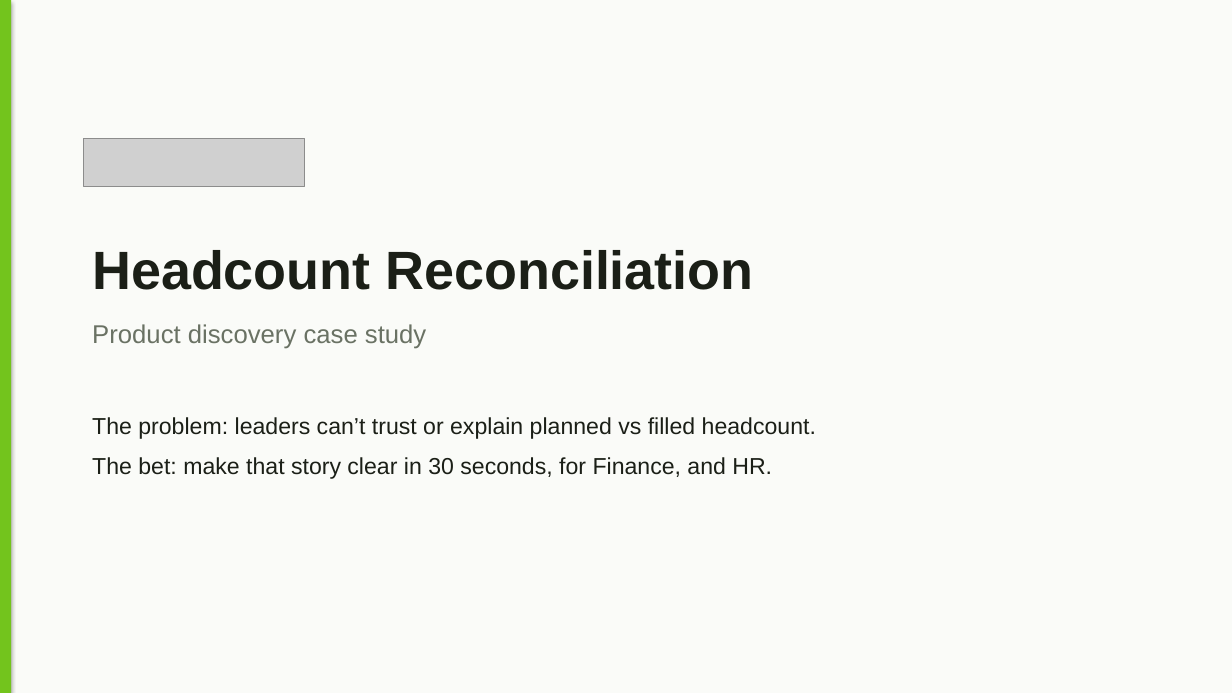
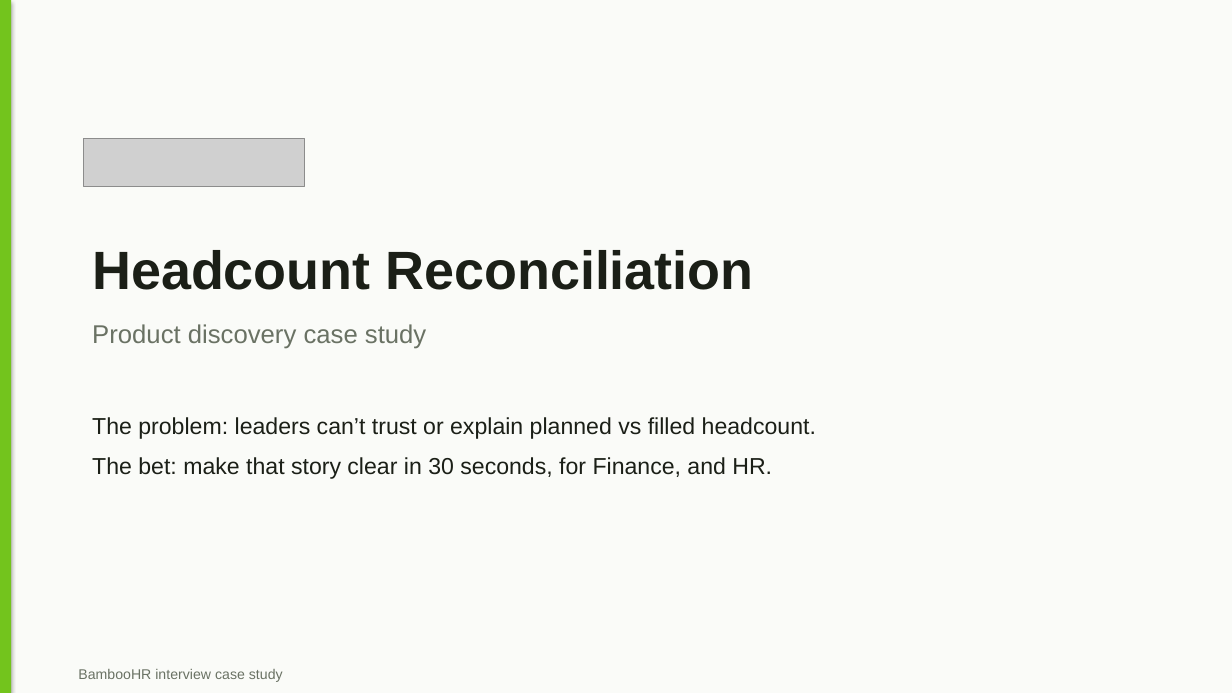
Before and after one commit to Brigdawg/Headcount-Reconciliation, a slide deck: slide 1 of deck/Headcount_Control_Tower_Case_Study.pptx. Drawn at 1232x693 pixels with LibreOffice and Linux fonts; fonts in the diff are those of the drawing; grey boxes stand for pictures. Boxes give left, top, right and bottom in pixels: in the first picture for what was removed or moved away, otherwise in the second. Text is boxed around its words. In the diff, an @@ line names an element or a change of style, - is before the commit and + after.

```diff
--- a/deck/Headcount_Control_Tower_Case_Study.pptx
+++ b/deck/Headcount_Control_Tower_Case_Study.pptx
@@ text added at [78, 669, 283, 682], 11 pt, text #6A7264 @@
+BambooHR interview case study
```
Also in this commit, not shown: 9 other slides changed.
